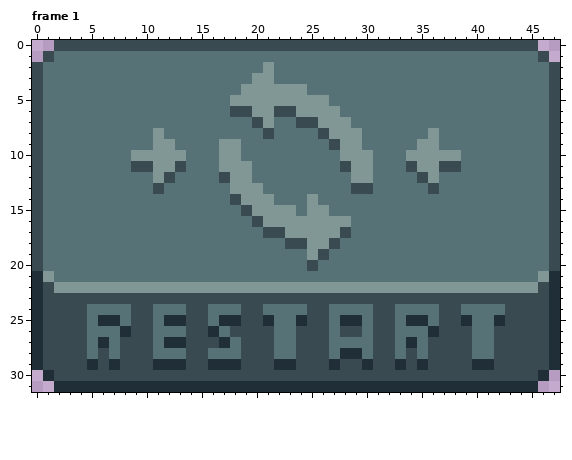
Two states of a pixel-art file, assets/UI/Button.aseprite. The picture above is the old version.
48x32 pixels, 1 frame. Shown: frame 1. The commit also changed other frames, which this record leaves out.
After:
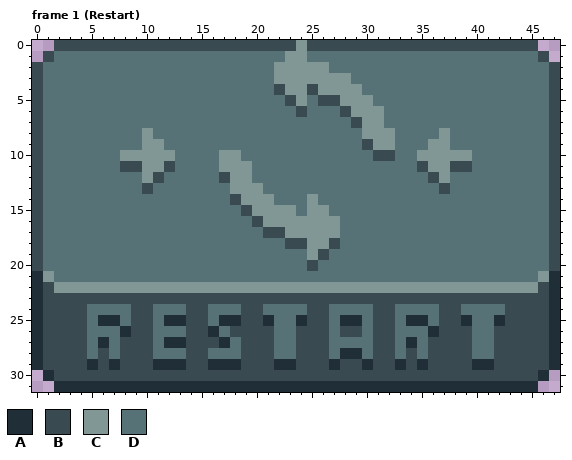
Palette (. is transparent): A #202e37  B #394a50  C #819796  D #577277
Changes in this commit:
layer "Layer" added
Changed rows in their new state; - is an unchanged pixel.
Frame 1 (Restart), layers "Layer", "Layer 1":
first column x 8:
 0 ----------------C---------------
 1 ---------------CC---------------
 2 -------------DCCCCC-------------
 3 ------------DDCCCCCCC-----------
 4 -----------DDDB--BCCCC----------
 5 ----------DDDDDB-DBBCCC---------
 6 ----------DDDDDDBDDDBCCC--------
 7 ------------DD--DDDDDBCC--------
 8 --CD---------D----DDDDCCC---DC--
 9 --C-D----DD--------DDDBCC--D-C--
10 C----D--------------DDDBB-D----C
11 B-C-BD--------------DDD---DB-C-B
12 --CBD----------------DD----DBC--
13 --BD-----------------DD-----DB--
16 --------------------D-----------
17 --------------------D-----------
